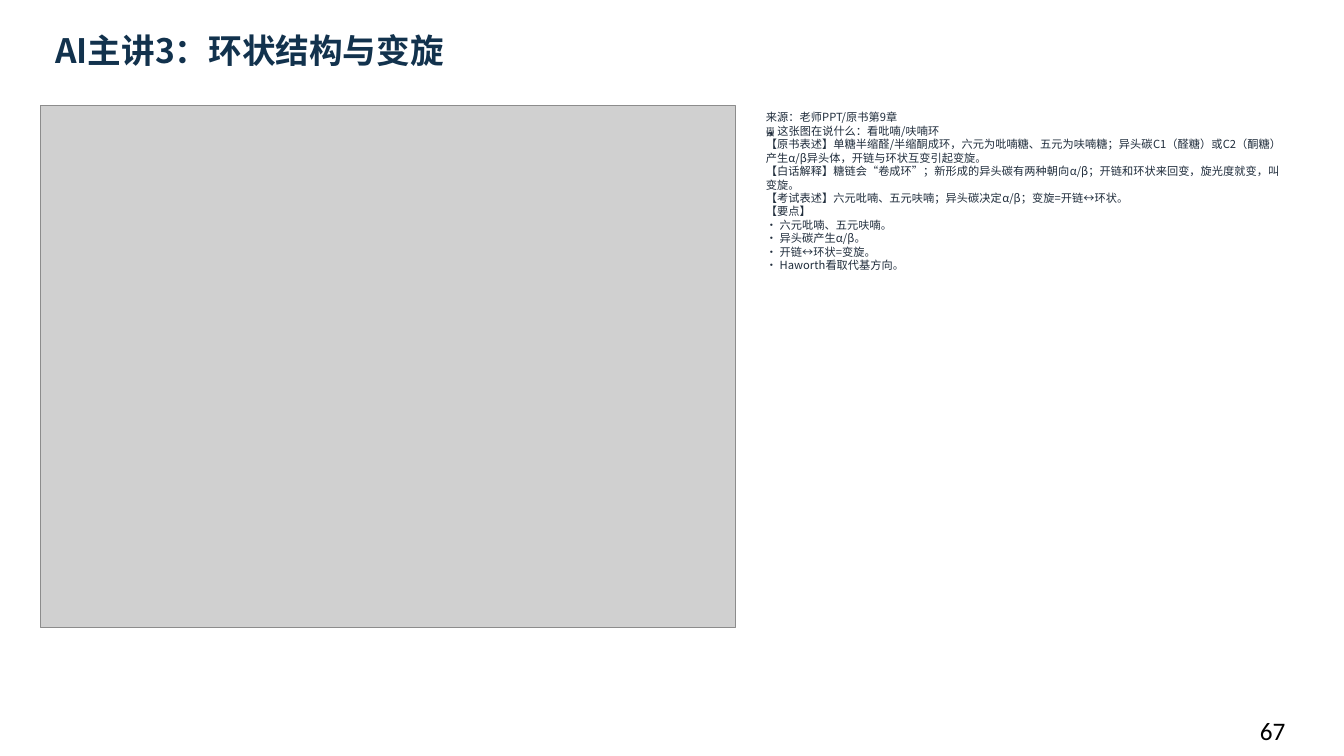
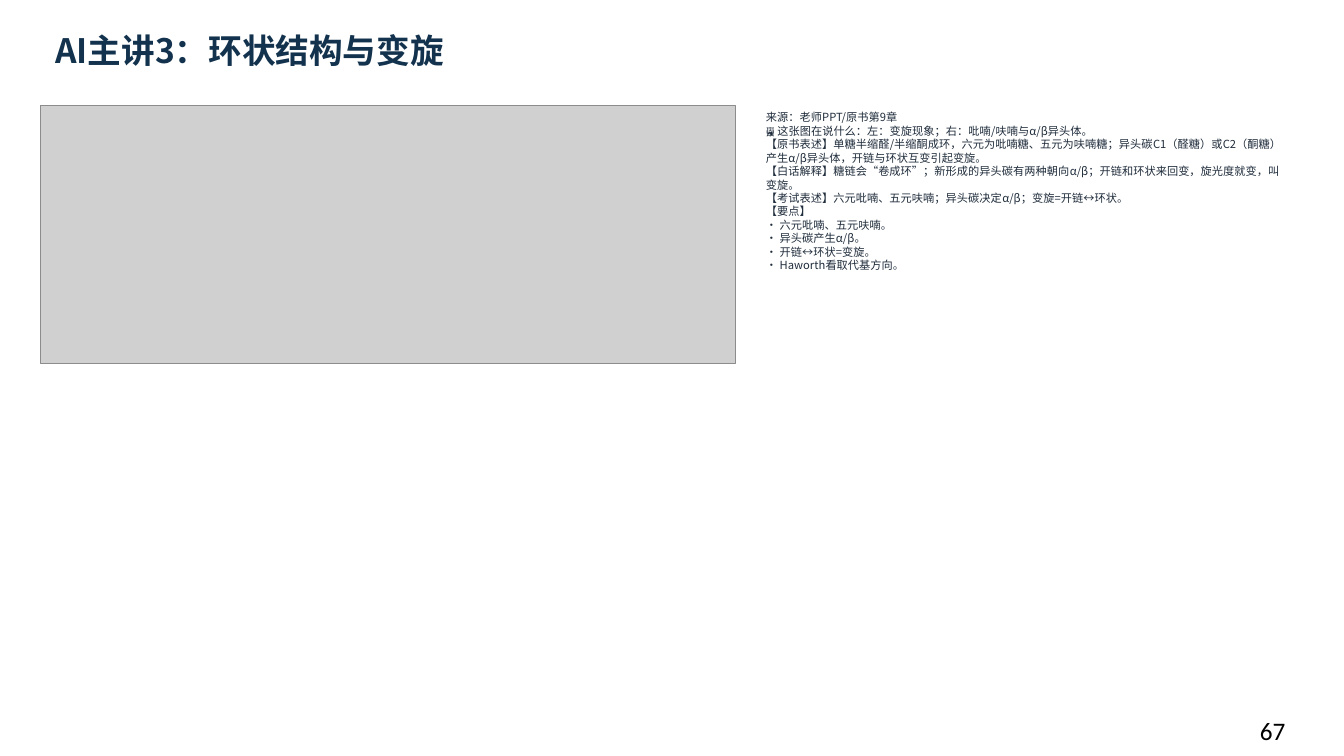
Before and after one commit to newkan-li/Biochemistry, a slide deck: slide 67 of downloads/bc09-ai-style.pptx. Drawn at 1344x756 pixels with LibreOffice and Linux fonts; fonts in the diff are those of the drawing; grey boxes stand for pictures. Boxes give left, top, right and bottom in pixels: in the first picture for what was removed or moved away, otherwise in the second. Text is boxed around its words. In the diff, an @@ line names an element or a change of style, - is before the commit and + after.

```diff
--- a/downloads/bc09-ai-style.pptx
+++ b/downloads/bc09-ai-style.pptx
@@ picture: place and size @@
-picture at (40,106,736,627)
+picture at (40,106,736,364)
@@ text at (766,111,1281,270): text changed @@
-来源：老师PPT/原书第9章
-🖼 这张图在说什么：看吡喃/呋喃环
-【原书表述】单糖半缩醛/半缩酮成环，六元为吡喃糖、五元为呋喃糖；异头碳C1（醛糖）或C2（酮糖）产生α/β异头体，开链与环状互变引起变旋。
-【白话解释】糖链会“卷成环”；新形成的异头碳有两种朝向α/β；开链和环状来回变，旋光度就变，叫变旋。
-【考试表述】六元吡喃、五元呋喃；异头碳决定α/β；变旋=开链↔环状。
-【要点】
-• 六元吡喃、五元呋喃。
-• 异头碳产生α/β。
-• 开链↔环状=变旋。
-• Haworth看取代基方向。
+来源：老师PPT/原书第9章
+🖼 这张图在说什么：左：变旋现象；右：吡喃/呋喃与α/β异头体。
+【原书表述】单糖半缩醛/半缩酮成环，六元为吡喃糖、五元为呋喃糖；异头碳C1（醛糖）或C2（酮糖）产生α/β异头体，开链与环状互变引起变旋。
+【白话解释】糖链会“卷成环”；新形成的异头碳有两种朝向α/β；开链和环状来回变，旋光度就变，叫变旋。
+【考试表述】六元吡喃、五元呋喃；异头碳决定α/β；变旋=开链↔环状。
+【要点】
+• 六元吡喃、五元呋喃。
+• 异头碳产生α/β。
+• 开链↔环状=变旋。
+• Haworth看取代基方向。
```
Also in this commit, not shown: 15 other slides changed, 15 other files.
